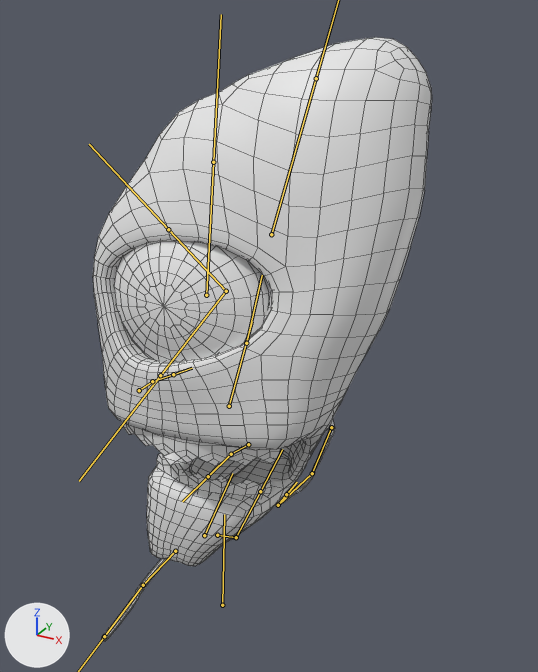
A saved change to the FBX model game/Assets/Models/Enemies/monster2Pickle.fbx.
Before and after are seen from a 50 mm camera at (0.397, -0.601, 0.675) aimed at (0.086, -0.035, 0.393). Every picture has the same lights, and +X, +Y and +Z are marked at lower left. Both versions are drawn at frame 1 of the action 'Armature|walk'; the numbers are the values there. The bones that bend it are drawn over the model as lines. Mesh edges are drawn as thin lines.

Objects in the first picture: 'monster2Pickle'.
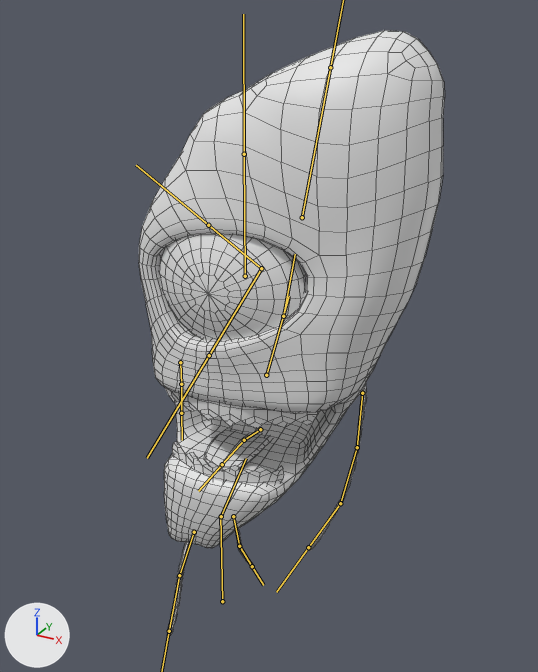
Edits to the bpy script that builds the scene:
```text
Change bone_bone:
    where bone_bone = bpy.data.objects['Armature'].pose.bones['Bone']
    bone_bone.location: (0.0, -0.006, 0.0) -> (0.0, 0.0, 0.0)
    bone_bone.rotation_quaternion: (0.999, -0.04, 0.0, 0.0) -> (1.0, -0.004, 0.0, 0.0)  # degrees (-5, 0, 0) -> degrees (0, 0, 0)
Change bone_bone_001:
    where bone_bone_001 = bpy.data.objects['Armature'].pose.bones['Bone.001']  # child of 'Bone'
    bone_bone_001.location: (0.0, 0.0, 0.045) -> (0.0, 0.0, 0.003)
Change bone_bone_002:
    where bone_bone_002 = bpy.data.objects['Armature'].pose.bones['Bone.002']  # child of 'Bone.001'
    bone_bone_002.location: (0.0, -0.002, 0.05) -> (0.0, 0.0, 0.0)
    bone_bone_002.rotation_quaternion: (0.999, 0.037, 0.01, 0.0) -> (1.0, 0.007, 0.002, 0.0)  # degrees (4, 1, 0) -> degrees (1, 0, 0)
Change bone_bone_003:
    where bone_bone_003 = bpy.data.objects['Armature'].pose.bones['Bone.003']  # child of 'Bone.002'
    bone_bone_003.rotation_quaternion: (0.998, -0.065, -0.012, 0.0) -> (1.0, -0.006, -0.001, 0.0)  # degrees (-7, -1, 0) -> degrees (-1, 0, 0)
Change bone_bone_004:
    where bone_bone_004 = bpy.data.objects['Armature'].pose.bones['Bone.004']  # child of 'Bone.003'
    bone_bone_004.rotation_quaternion: (0.997, -0.071, -0.012, 0.0) -> (1.0, -0.02, -0.003, 0.0)  # degrees (-8, -1, 0) -> degrees (-2, 0, 0)
Change bone_bone_008:
    where bone_bone_008 = bpy.data.objects['Armature'].pose.bones['Bone.008']  # child of 'Bone.002'
    bone_bone_008.rotation_quaternion: (0.678, 0.446, -0.371, -0.452) -> (0.813, 0.166, -0.139, -0.541)  # degrees (71, -6, -71) -> degrees (25, -3, -68)
Change bone_bone_009:
    where bone_bone_009 = bpy.data.objects['Armature'].pose.bones['Bone.009']  # child of 'Bone.008'
    bone_bone_009.rotation_quaternion: (0.814, 0.152, -0.545, -0.13) -> (0.988, 0.03, -0.149, -0.041)  # degrees (47, -58, -45) -> degrees (4, -17, -5)
Change bone_bone_010:
    where bone_bone_010 = bpy.data.objects['Armature'].pose.bones['Bone.010']  # child of 'Bone.009'
    bone_bone_010.rotation_quaternion: (0.814, 0.25, -0.418, -0.316) -> (0.987, 0.067, -0.124, -0.072)  # degrees (52, -31, -58) -> degrees (9, -14, -9)
Change bone_bone_011:
    where bone_bone_011 = bpy.data.objects['Armature'].pose.bones['Bone.011']  # child of 'Bone.002'
    bone_bone_011.rotation_quaternion: (-0.473, 0.23, 0.653, -0.544) -> (0.809, -0.152, -0.093, 0.561)  # degrees (-87, -22, 119) -> degrees (-21, 1, 69)
Change bone_bone_013:
    where bone_bone_013 = bpy.data.objects['Armature'].pose.bones['Bone.013']  # child of 'Bone.001'
    bone_bone_013.rotation_quaternion: (0.876, -0.48, -0.043, 0.002) -> (0.982, -0.188, -0.017, 0.001)  # degrees (-57, -4, 3) -> degrees (-22, -2, 0)
Change bone_bone_014:
    where bone_bone_014 = bpy.data.objects['Armature'].pose.bones['Bone.014']  # child of 'Bone.013'
    bone_bone_014.rotation_quaternion: (0.876, -0.481, -0.022, 0.0) -> (0.997, -0.076, -0.003, 0.0)  # degrees (-58, -2, 1) -> degrees (-9, 0, 0)
Change bone_bone_015:
    where bone_bone_015 = bpy.data.objects['Armature'].pose.bones['Bone.015']  # child of 'Bone.001'
    bone_bone_015.rotation_quaternion: (0.804, 0.592, 0.061, -0.003) -> (0.978, 0.207, 0.021, -0.001)  # degrees (73, 6, 4) -> degrees (24, 2, 0)
```

Changed parts and their boxes [x1, y1, x2, y2] in the pictures (538 x 672 px):
'monster2Pickle', posed (10% narrower): before [93, 37, 432, 641]; after [139, 30, 444, 636]
bone 'Bone', root to tip: before (222, 605) to (224, 514); after (222, 601) to (220, 514)
bone 'Bone.001', root to tip: before (204, 535) to (232, 473); after (221, 516) to (246, 458)
bone 'Bone.002', root to tip: before (229, 406) to (252, 321); after (266, 375) to (289, 296)
bone 'Bone.003', root to tip: before (246, 343) to (262, 275); after (283, 316) to (295, 254)
bone 'Bone.004', root to tip: before (271, 234) to (316, 78); after (302, 217) to (330, 67)
bone 'Bone.008', root to tip: before (331, 427) to (312, 473); after (362, 393) to (357, 447)
bone 'Bone.009', root to tip: before (312, 473) to (278, 505); after (357, 447) to (340, 503)
bone 'Bone.010', root to tip: before (278, 505) to (286, 494); after (340, 503) to (308, 547)
bone 'Bone.011', root to tip: before (139, 390) to (152, 381); after (180, 362) to (181, 384)
bone 'Bone.013', root to tip: before (217, 535) to (236, 537); after (233, 516) to (239, 546)
bone 'Bone.014', root to tip: before (236, 537) to (260, 491); after (239, 546) to (252, 566)
bone 'Bone.015', root to tip: before (175, 551) to (143, 585); after (194, 532) to (179, 575)
